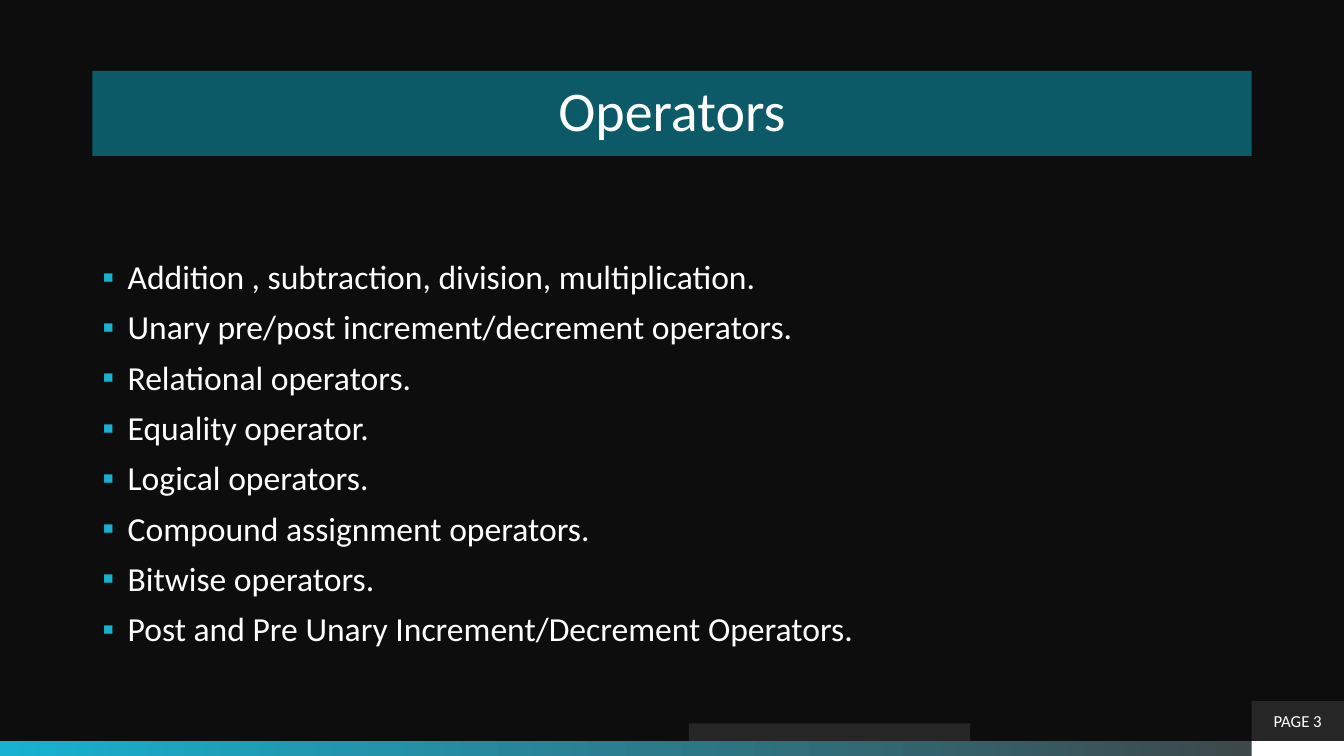
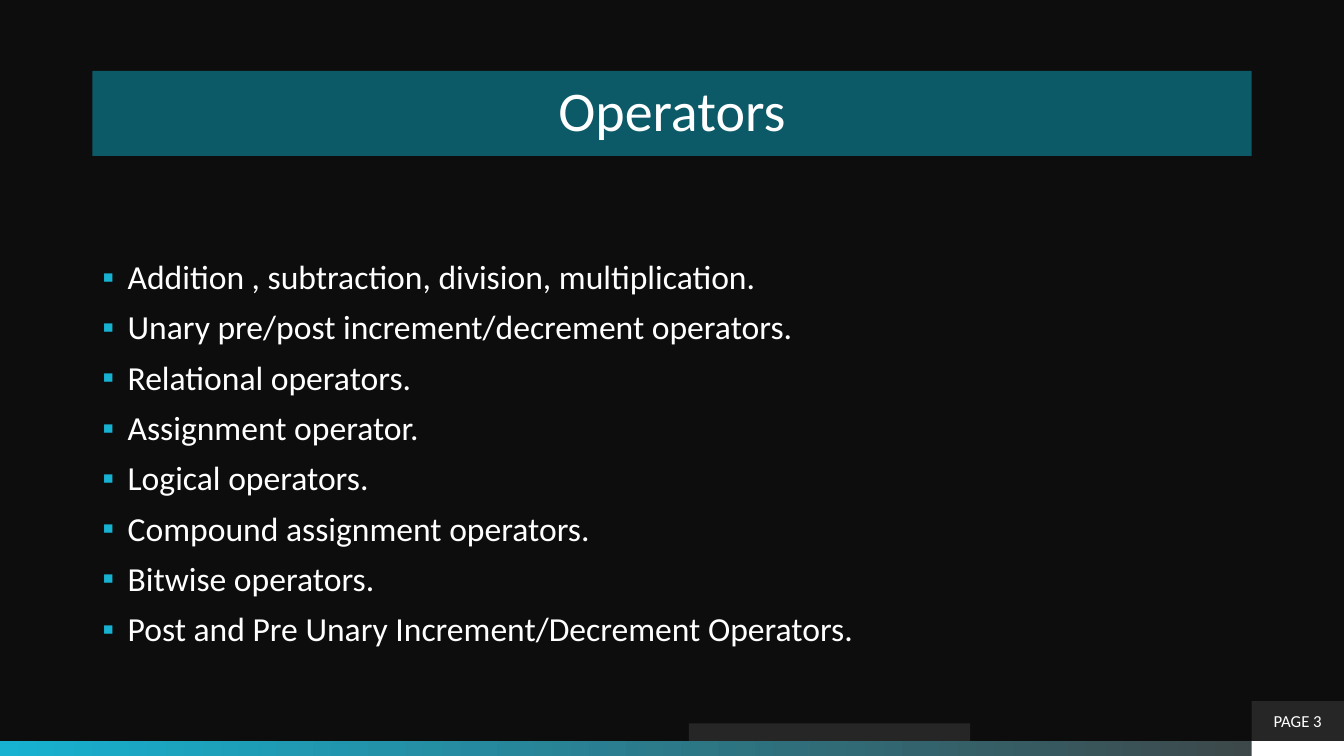
Before and after one commit to theLeonidas/Courses, a slide deck: slide 3 of courseMaterial/Objective-4-Operators & Decisions/1-Operators.pptx. Drawn at 1344x756 pixels with LibreOffice and Linux fonts; fonts in the diff are those of the drawing; background and template pictures are left out. Boxes give left, top, right and bottom in pixels: in the first picture for what was removed or moved away, otherwise in the second. Text is boxed around its words. In the diff, an @@ line names an element or a change of style, - is before the commit and + after.

Commit message:
PPT changes

```diff
--- a/courseMaterial/Objective-4-Operators & Decisions/1-Operators.pptx
+++ b/courseMaterial/Objective-4-Operators & Decisions/1-Operators.pptx
@@ text at box(128, 417, 418, 446): text changed @@
-▪ Equality operator.
+▪ Assignment operator.
```
Also in this commit, not shown: 4 other slides changed, 44 other files.
